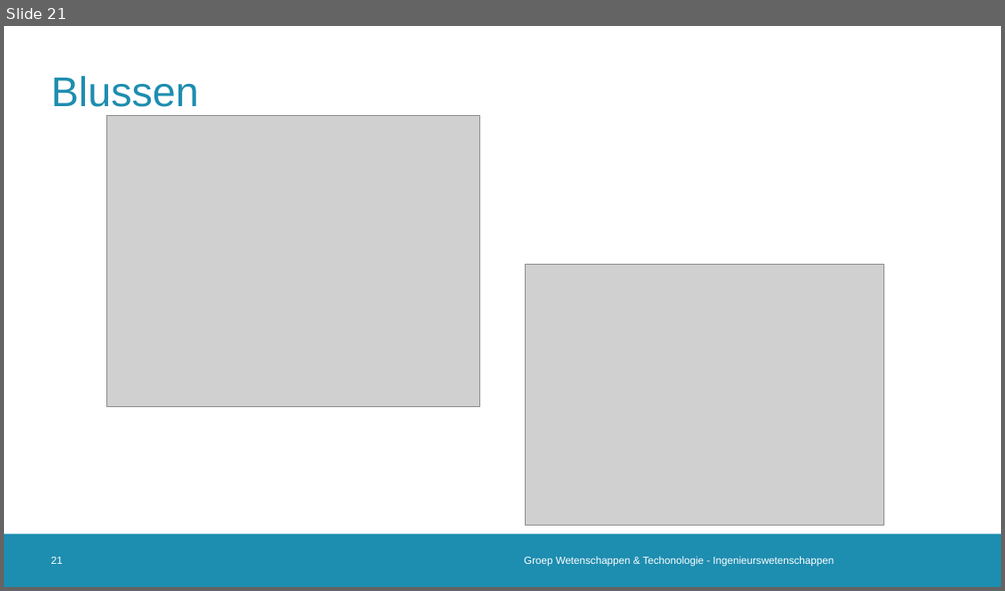
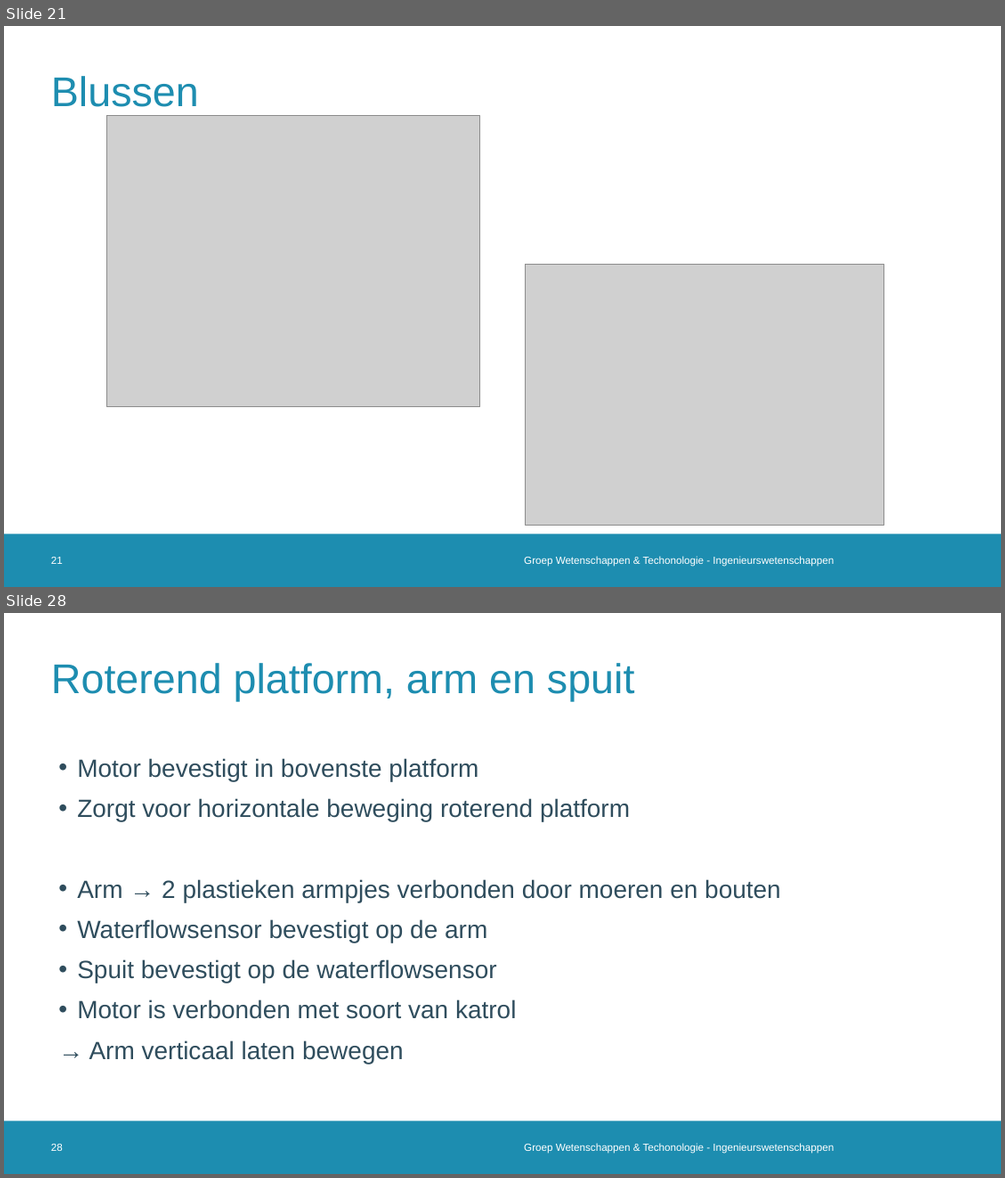
Before and after one commit to 2023-2022-KULAK-IW/2022_2023_Probleemoplossen_en_Ontwerpen_2, a slide deck: LATEX + ppt/Tussentijdse Presentatie .pptx. Shown one above the other, each under a label of ours: slide 21 before the commit, slides 21 and 28 after it; the slides between them are not shown. The pictures are 1005x591 and 1005x1178 pixels, drawn with LibreOffice and Linux fonts; fonts in the diff are those of the drawing; grey boxes stand for pictures; background and template pictures are left out. Boxes give left, top, right and bottom in pixels: in the first picture for what was removed or moved away, otherwise in the second. Text is boxed around its words. In the diff, an @@ line names an element or a change of style, - is before the commit and + after.

```diff
--- a/LATEX + ppt/Tussentijdse Presentatie .pptx
+++ b/LATEX + ppt/Tussentijdse Presentatie .pptx
@@ slide 28 added at <box>4,613,1001,1174</box>, background #FFFFFF; not listed: 1 template element that a slide beside it also shows @@
@@ title added at <box>51,663,635,701</box>, 40 pt, text #1D8DB0 @@
+Roterend platform, arm en spuit
@@ text added at <box>77,758,781,1063</box>, 24 pt, text #2F4D5D @@
+• Motor bevestigt in bovenste platform
+• Zorgt voor horizontale beweging roterend platform
+• Arm → 2 plastieken armpjes verbonden door moeren en bouten
+• Waterflowsensor bevestigt op de arm
+• Spuit bevestigt op de waterflowsensor
+• Motor is verbonden met soort van katrol
+→ Arm verticaal laten bewegen
@@ page number added at <box>51,1143,63,1151</box>, 10 pt, text #FFFFFF @@
+28
@@ text added at <box>524,1143,833,1153</box>, 10 pt, text #FFFFFF @@
+Groep Wetenschappen & Techonologie - Ingenieurswetenschappen
```
Also in this commit, not shown: 12 slides changed, 8 other slides added.
